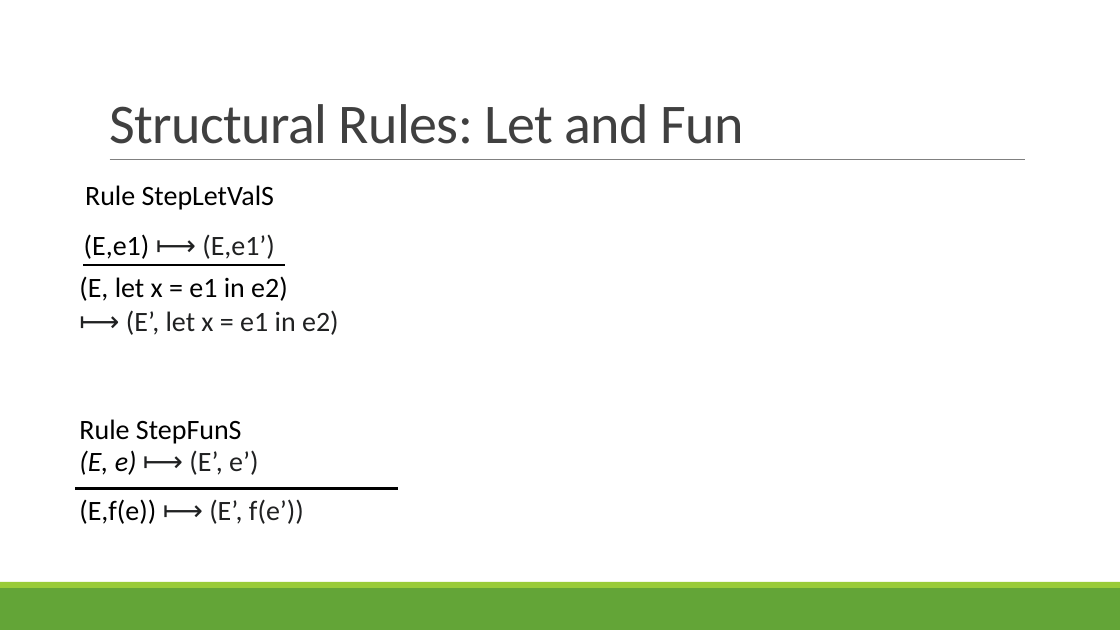
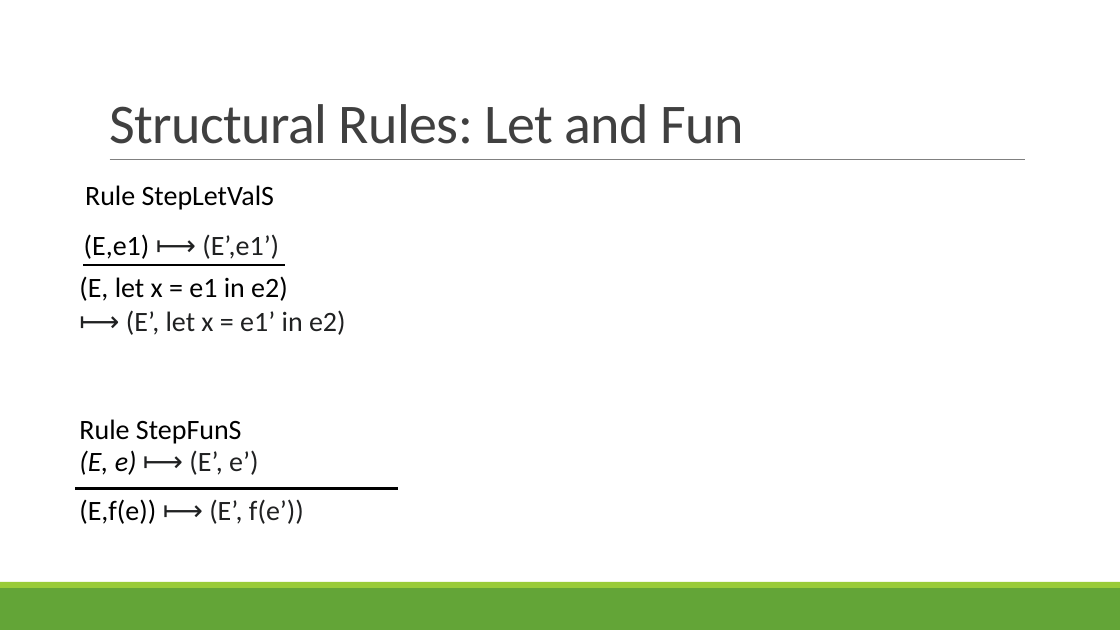
Before and after one commit to rbohrer/pl-course, a slide deck: slide 45 of LectureSlides/06OpSem.pptx. Drawn at 1120x630 pixels with LibreOffice and Linux fonts; fonts in the diff are those of the drawing. Boxes give left, top, right and bottom in pixels: in the first picture for what was removed or moved away, otherwise in the second. Text is boxed around its words. In the diff, an @@ line names an element or a change of style, - is before the commit and + after.

```diff
--- a/LectureSlides/06OpSem.pptx
+++ b/LectureSlides/06OpSem.pptx
@@ text at (84,234,279,259): text changed @@
-(E,e1) ⟼ (E,e1’)
+(E,e1) ⟼ (E’,e1’)
@@ text at (79,276,346,335): text changed @@
-(E, let x = e1 in e2)
-⟼ (E’, let x = e1 in e2)
+(E, let x = e1 in e2)
+⟼ (E’, let x = e1’ in e2)
```
Also in this commit, not shown: 5 other slides changed.
